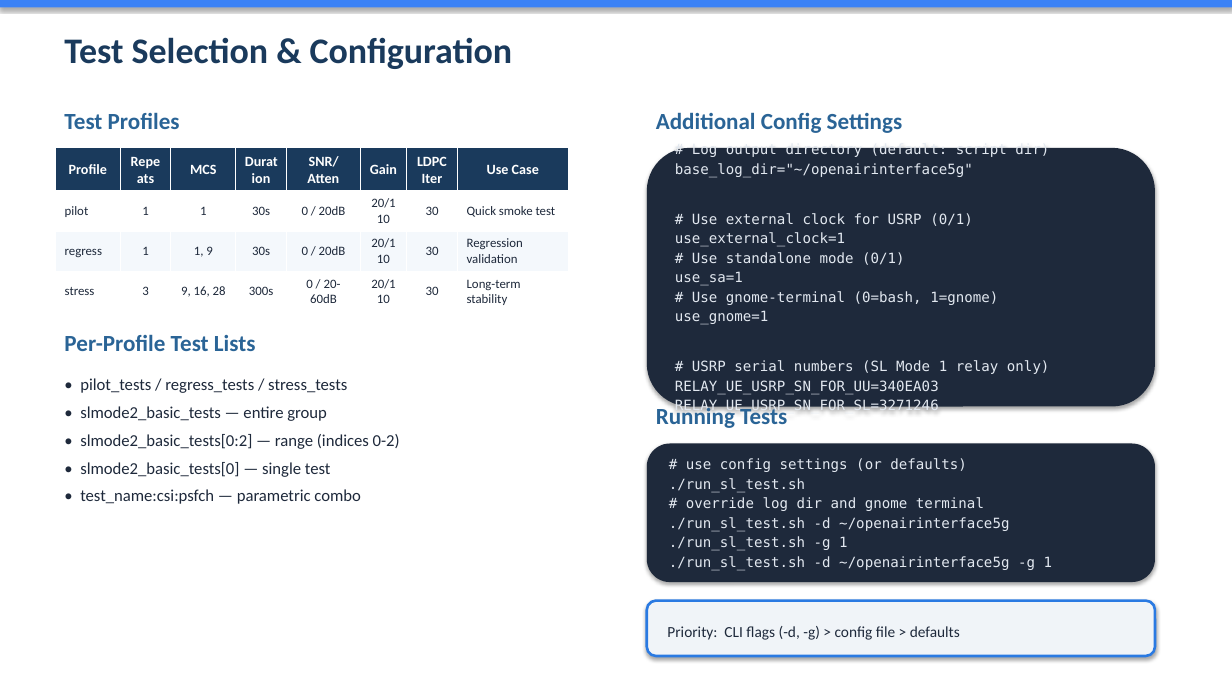
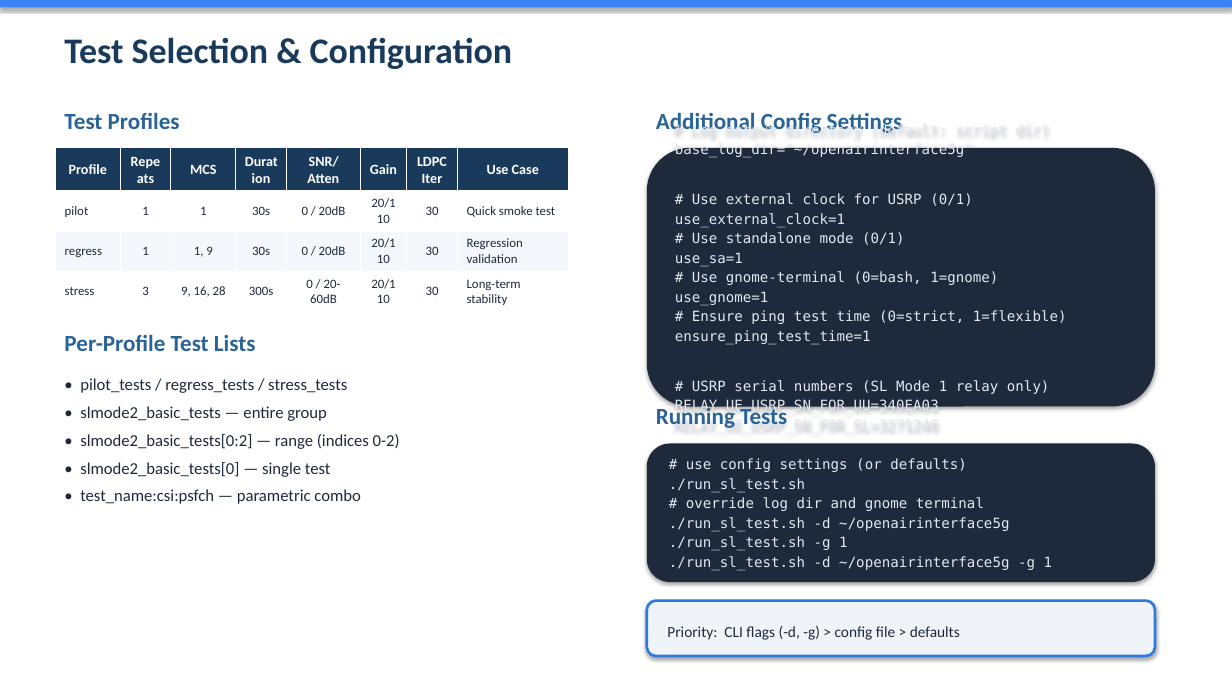
Before and after one commit to davidkimmy/openairinterface5g, a slide deck: slide 5 of doc/episys/test_script/overview_sl_test.pptx. Drawn at 1232x693 pixels with LibreOffice and Linux fonts; fonts in the diff are those of the drawing. Boxes give left, top, right and bottom in pixels: in the first picture for what was removed or moved away, otherwise in the second. Text is boxed around its words. In the diff, an @@ line names an element or a change of style, - is before the commit and + after.

Commit message:
Added checking PC5 sync before ping test.

```diff
--- a/doc/episys/test_script/overview_sl_test.pptx
+++ b/doc/episys/test_script/overview_sl_test.pptx
@@ text in rounded rectangle at <box>675,310,1067,344</box>: paragraphs added @@
+# Ensure ping test time (0=strict, 1=flexible)
+ensure_ping_test_time=1
```
Also in this commit, not shown: 1 other slide changed, 4 other files.
